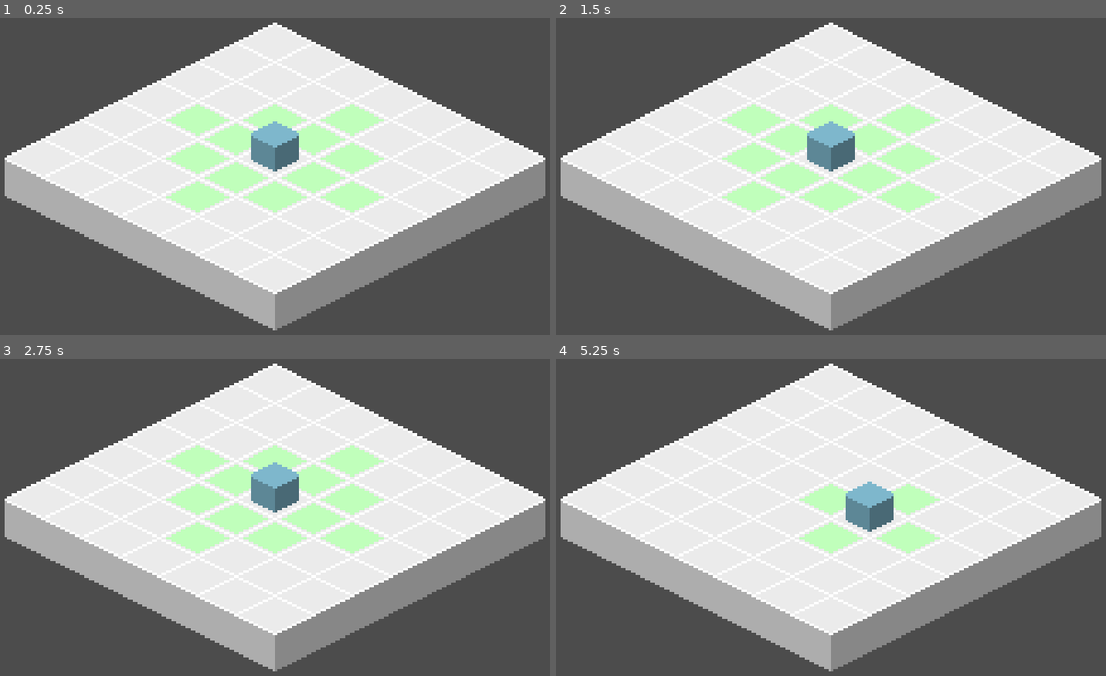
Above: before the commit, frames 1-4 (two rows, left to right).
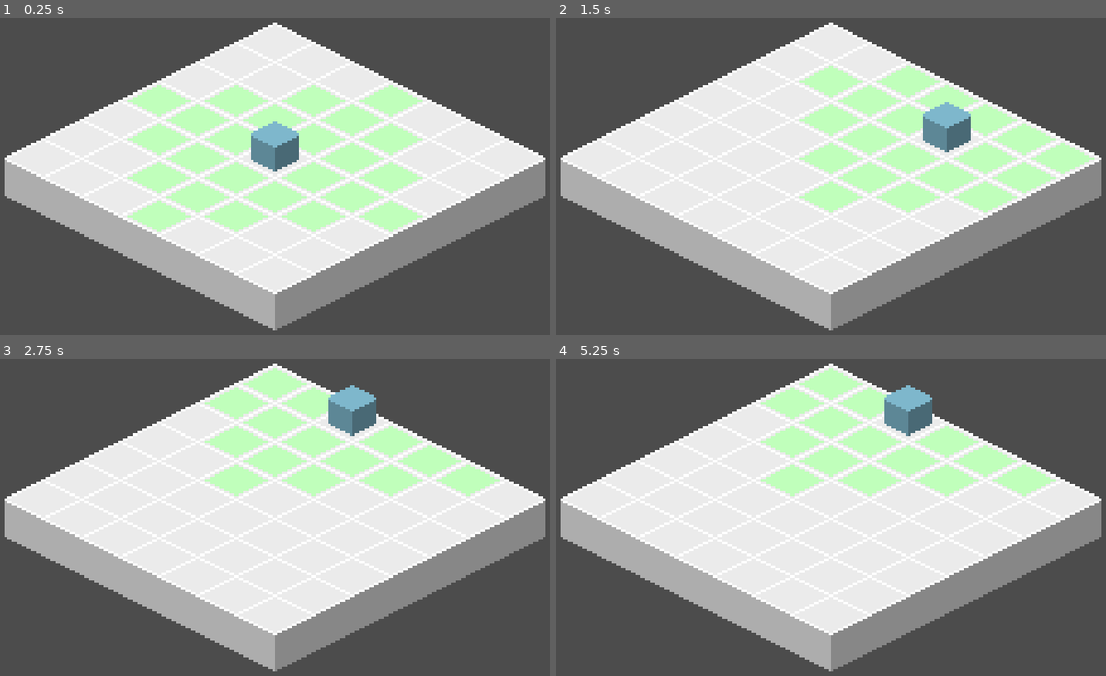
Above: after the commit, the same moments.

Repository: jaytav/godot-test-3
Game: Godot game, scene res://main.tscn
The game is run twice, just before and just after one commit, with the same random seed, the same clock (stepped at 60 frames per second) and the same inputs.
Inputs (mouse positions are in pixels of both pictures, inside the frame that each line leads up to):
- Up to frame 1 (0.25 s): no input
- Up to frame 2 (1.5 s): tap Enter at 0.5 s; move the mouse to (968, 147) at 0.52 s; press the mouse at (968, 147) at 0.53 s; tap Space (ui_select) at 0.77, 0.8, 1.07, 1.25, 1.35 s; move the mouse to (710, 182) at 1.27 s; release the mouse at (710, 182) at 1.28 s
- Up to frame 3 (2.75 s): tap Space (ui_select) at 1.52, 1.82, 2.3 s; click (154, 523) at 1.55 s; tap Enter at 2 s; move the mouse to (335, 425) at 2.02 s; press the mouse at (335, 425) at 2.03 s
- Up to frame 4 (5.25 s): tap Space (ui_select) at 2.75, 3.02, 3.32, 4.52, 4.82 s; move the mouse to (798, 577) at 2.77 s; release the mouse at (798, 577) at 2.78 s; click (798, 577) at 2.85 s; tap Enter at 3.5 s; move the mouse to (1018, 558) at 3.52 s; hold Space (ui_select) 3.53-4.28 s; move the mouse to (644, 450) at 4.27 s; click (644, 450) at 4.35 s; move the mouse to (864, 504) at 5.02 s; press the mouse at (864, 504) at 5.03 s

The runs differ from the first frame. In frame 1, 6.8% of the frame differs, in the area x 23-77%, y 21-68%; in frame 2, 11%; in frame 3, 12%, in the area x 30-91%, y 2-62%; in frame 4, 12%.

Commit message:
add status effects and action points replenish

Diff:
--- a/project.godot
+++ b/project.godot
@@ -33,13 +33,19 @@
 "class": "StateMachine",
 "language": "GDScript",
 "path": "res://src/state_machine/state_machine.gd"
+}, {
+"base": "Node",
+"class": "StatusEffect",
+"language": "GDScript",
+"path": "res://src/entity/character/status_effect/status_effect.gd"
 } ]
 _global_script_class_icons={
 "Action": "",
 "Character": "",
 "Stat": "",
 "State": "",
-"StateMachine": ""
+"StateMachine": "",
+"StatusEffect": ""
 }
 
 [application]
--- a/src/entity/character/character.gd
+++ b/src/entity/character/character.gd
@@ -14,4 +14,8 @@
 
 func end_turn():
     _state_machine.transition_to_state("Idle")
+
+    for status_effect in get_node("StatusEffects").get_children():
+        status_effect.do()
+
     emit_signal("turn_ended", self)
--- a/src/entity/character/character.tscn
+++ b/src/entity/character/character.tscn
@@ -7,6 +7,7 @@
 [ext_resource path="res://src/state_machine/state.gd" type="Script" id=5]
 [ext_resource path="res://src/entity/entity.tscn" type="PackedScene" id=6]
 [ext_resource path="res://assets/textures/character.png" type="Texture" id=7]
+[ext_resource path="res://src/entity/character/status_effect/replenish_bound_stat.gd" type="Script" id=8]
 
 [node name="Character" instance=ExtResource( 6 )]
 script = ExtResource( 3 )
@@ -32,5 +33,11 @@
 script = ExtResource( 2 )
 _tile_map_action_modulate = Color( 0.756863, 1, 0.737255, 1 )
 
-[node name="Sprite" parent="." index="3"]
+[node name="StatusEffects" type="Node" parent="." index="3"]
+
+[node name="ReplenishActionPoints" type="Node" parent="StatusEffects" index="0"]
+script = ExtResource( 8 )
+_stat_path = NodePath("../../Stats/ActionPoints")
+
+[node name="Sprite" parent="." index="4"]
 texture = ExtResource( 7 )
--- a/src/entity/character/player/player.gd
+++ b/src/entity/character/player/player.gd
@@ -3,6 +3,8 @@
 onready var active_action: Action = get_node("Actions/Move")
 
 
-func _on_Player_turn_started(character: Character) -> void:
+func start_turn() -> void:
+    .start_turn()
+
     active_action.refresh_cells()
     active_action.draw_cells()
--- a/src/entity/character/player/player.tscn
+++ b/src/entity/character/player/player.tscn
@@ -11,9 +11,7 @@
 script = ExtResource( 1 )
 
 [node name="ActionPoints" parent="Stats" index="0"]
-max_value = 2
+max_value = 3
 
-[node name="Sprite" parent="." index="3"]
+[node name="Sprite" parent="." index="4"]
 modulate = Color( 0.537255, 0.776471, 0.866667, 1 )
-
-[connection signal="turn_started" from="." to="." method="_on_Player_turn_started"]
--- /dev/null
+++ b/src/entity/character/status_effect/replenish_bound_stat.gd
@@ -0,0 +1,9 @@
+extends StatusEffect
+
+export var _stat_path: NodePath
+
+onready var _stat: Stat = get_node(_stat_path)
+
+
+func do():
+    _stat.value = _stat.max_value
--- /dev/null
+++ b/src/entity/character/status_effect/status_effect.gd
@@ -0,0 +1,5 @@
+class_name StatusEffect
+extends Node
+
+func do():
+    pass
Not shown: 1 places in src/entity/character/character.tscn that only renumber resources
